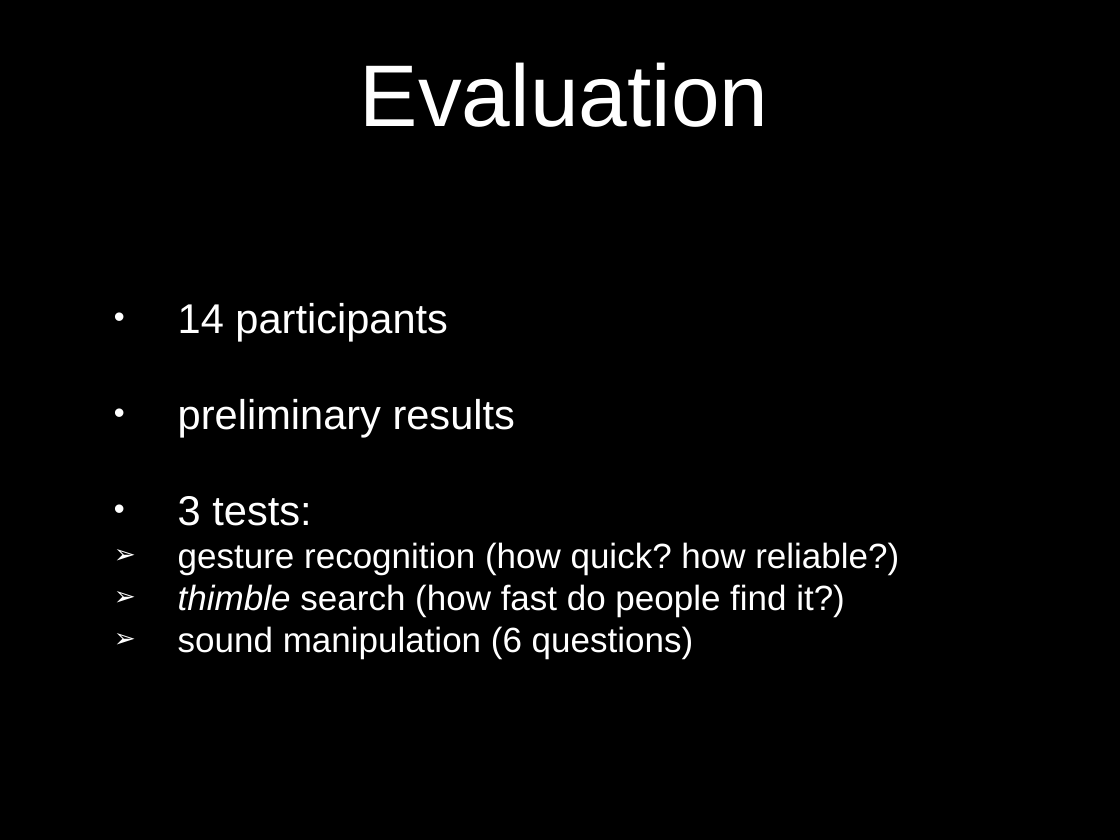
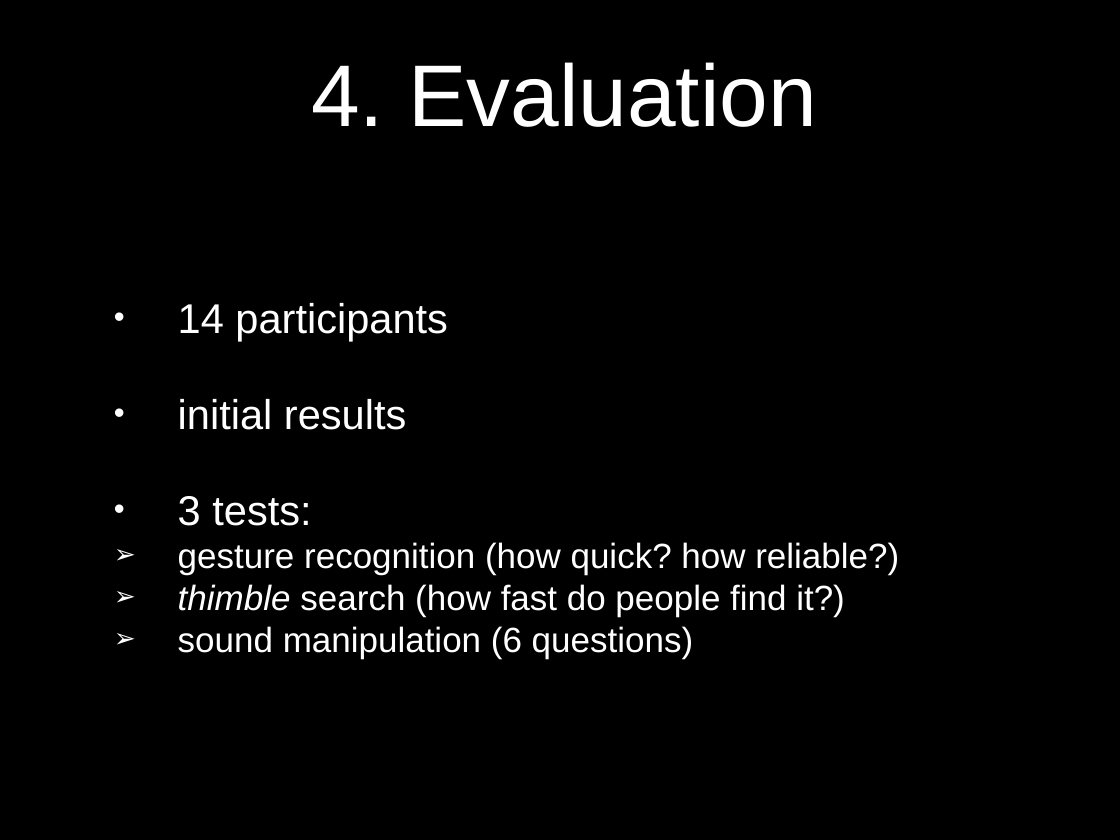
Before and after one commit to RVirmoors/viconOSC, a slide deck: slide 10 of _am/_ppt/amostly-grig.pptx (slide 11 before the commit). Drawn at 1120x840 pixels with LibreOffice and Linux fonts; fonts in the diff are those of the drawing. Boxes give left, top, right and bottom in pixels: in the first picture for what was removed or moved away, otherwise in the second. Text is boxed around its words. In the diff, an @@ line names an element or a change of style, - is before the commit and + after.

```diff
--- a/_am/_ppt/amostly-grig.pptx
+++ b/_am/_ppt/amostly-grig.pptx
@@ title at box(311, 62, 816, 127): text changed @@
-Evaluation
+4. Evaluation
@@ text at box(178, 399, 406, 430): text changed @@
-• preliminary results
+• initial results
```
Also in this commit, not shown: 7 other slides changed, 8 slides added, 7 slides removed, 1 other file.
